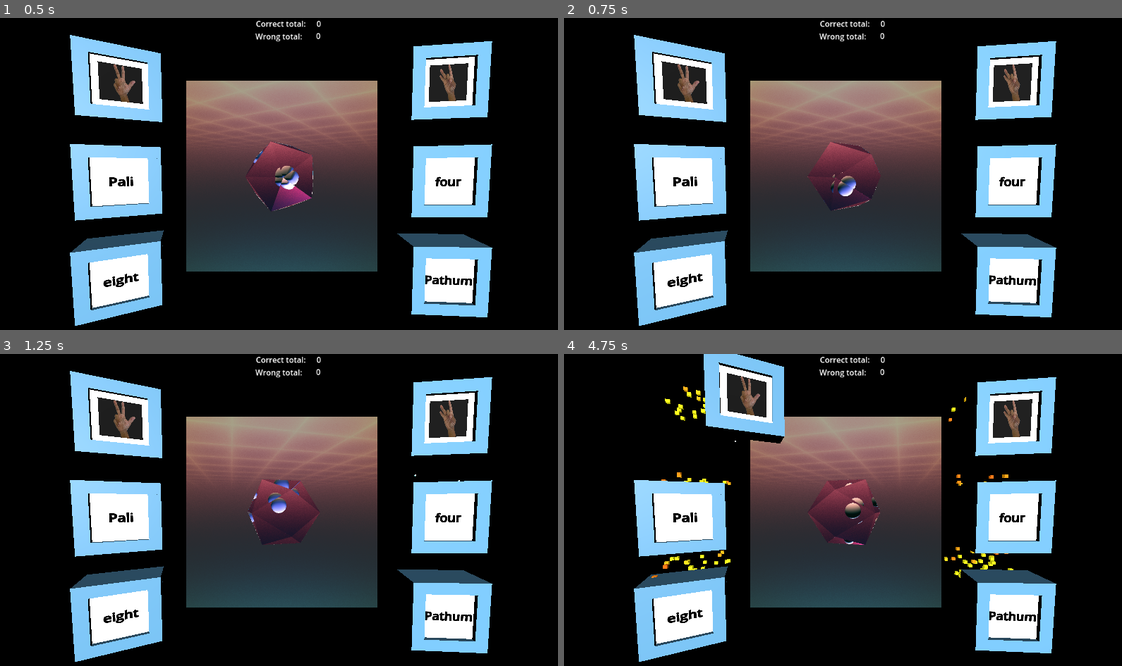
Above: before the commit, frames 1-4 (two rows, left to right).
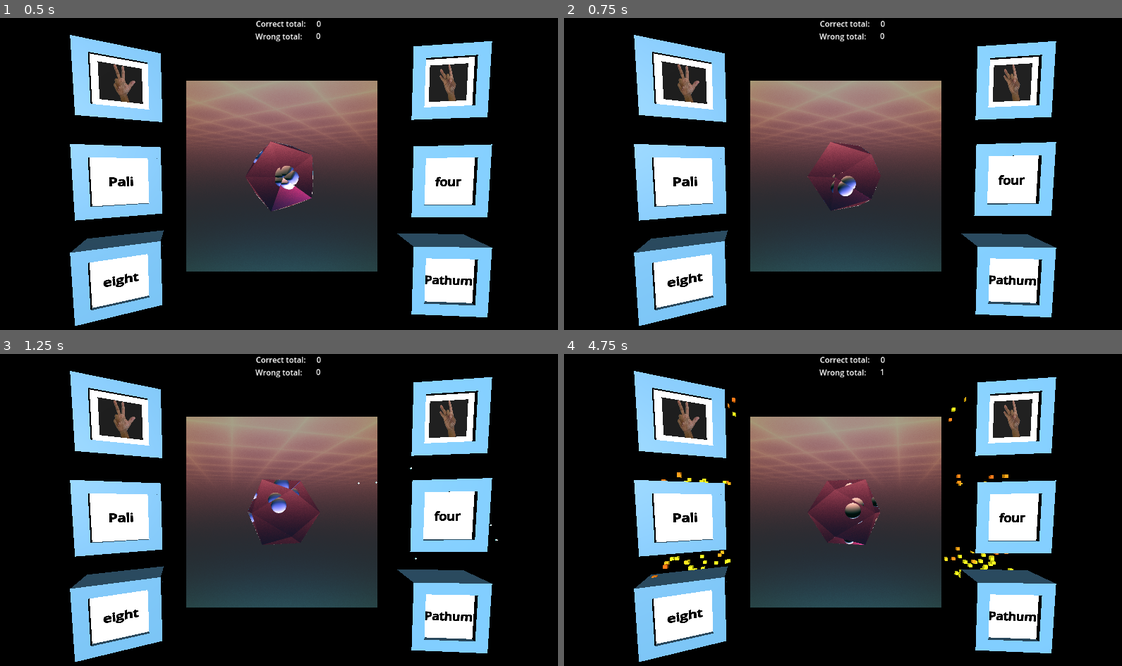
Above: after the commit, the same moments.

Repository: Kakcalu13/Mizo-godot-game
Game: Godot game, scene res://main.tscn
Same seed, same stepped clock (60 frames per second), same inputs: the game is played once before the commit and once after it.
Inputs (mouse positions are in pixels of both pictures, inside the frame that each line leads up to):
- Up to frame 1 (0.5 s): no input
- Up to frame 2 (0.75 s): move the mouse to (971, 161) at 0.52 s; press the mouse at (971, 161) at 0.53 s; hold Right (ui_right) from 0.53 s (still down)
- Up to frame 3 (1.25 s): keep holding Right (ui_right)
- Up to frame 4 (4.75 s): release Right (ui_right) at 1.25 s; release the mouse at (971, 497) at 1.25 s; drag from (731, 528) to (815, 575) at 1.27 s; move the mouse to (904, 441) at 2.02 s; press the mouse at (904, 441) at 2.03 s; hold Right (ui_right) 2.03-2.75 s; release the mouse at (904, 441) at 2.75 s; drag from (815, 575) to (675, 463) at 2.77 s; move the mouse to (1015, 559) at 3.52 s; press the mouse at (1015, 559) at 3.53 s; hold Left (ui_left) 3.53-4.25 s; release the mouse at (1015, 559) at 4.25 s; drag from (675, 463) to (759, 432) at 4.27 s

Frame 1 is identical in both runs. In frame 2, 0.5% of the frame differs, in the area x 73-89%, y 39-64%; in frame 3, 0.5%; in frame 4, 6.4%, in the area x 12-58%, y 0-34%.

Commit message:
refactored to move the window sjmoothly

Diff:
--- a/source/numbers/src/one_module_clickable.gd
+++ b/source/numbers/src/one_module_clickable.gd
@@ -1,29 +1,59 @@
 extends Area3D
 
-# -- Shake Config --
+# Exports
+@export var camera_path: NodePath
+@export var value: int = 0  # your matching value
+
+# -- Shake & Return (unchanged) --
 @export var shake_time = 0.1
 @export var shake_strength = 0.1
-@export var value = 0
-@export var return_speed := 5.0  # Adjust for speed of returning
+@export var return_speed := 5.0
 
+# State
+var _original_position: Vector3
+var _dragging = false
+var _drag_depth = 0.0
+var _drag_offset = Vector3.ZERO
 # -- State --
 var _shaking = false
 var _shake_timer = 0.0
-var _original_position: Vector3
 var _returning_home := false
 var _mouse_inside = false
-var _dragging = false
 # -- Cached node references --
 var _particles_top: GPUParticles3D
 var _particles_main: GPUParticles3D
 
+# Nodes
+var _camera: Camera3D
+
 func _ready():
-	_original_position = self.transform.origin
-
-	# Cache references to your particle nodes
+	_original_position = global_transform.origin
+	_camera = get_parent().get_child(0)
 	_particles_main = $window/window/GPUParticles3D
 	_particles_top = $window/window/top
+	_start_drag_effects()
 	_stop_drag_effects()
+
+func _on_input_event(_camera_node, event: InputEvent, _pos, _normal, _shape_idx):
+	if event is InputEventMouseButton:
+		if event.button_index == MOUSE_BUTTON_LEFT and event.pressed:
+			_dragging = true
+			var ray_origin = _camera.project_ray_origin(event.position)
+			var ray_dir    = _camera.project_ray_normal(event.position)
+			_drag_depth = ray_origin.distance_to(global_transform.origin)
+			var hit_point = ray_origin + ray_dir * _drag_depth
+			_drag_offset = global_transform.origin - hit_point
+			_start_drag_effects()
+		elif event.button_index == MOUSE_BUTTON_LEFT and not event.pressed:
+			_dragging = false
+			global_transform.origin = _original_position
+			_stop_drag_effects()
+
+	elif event is InputEventMouseMotion and _dragging:
+		var ray_origin = _camera.project_ray_origin(event.position)
+		var ray_dir    = _camera.project_ray_normal(event.position)
+		var hit_point  = ray_origin + ray_dir * _drag_depth
+		global_transform.origin = hit_point + _drag_offset
 
 
 func _process(delta):
@@ -62,28 +92,9 @@
 	_stop_drag_effects()
 	_dragging = false
 
-
-func _on_input_event(_camera: Node, event: InputEvent, _event_position: Vector3, _normal: Vector3, _shape_idx: int) -> void:
-	if event is InputEventMouseButton and not Input.is_action_pressed("hold_click"):
-		if event.pressed:
-			_start_drag_effects()
-			_dragging = true
-		else:
-			self.transform.origin = _original_position
-			_stop_drag_effects()
-			_dragging = false
-
-	elif event is InputEventMouseMotion and Input.is_action_pressed("hold_click"):
-		var offset = Vector3(event.relative.x, -event.relative.y, 0) * 0.011
-		#global_translate(offset)
-		self.transform.origin += offset
-		if not _dragging:
-			_start_drag_effects()
-			_dragging = true
 #
 	#else:
 		#print(event)
-		## Optional fallback if needed
 		#if _dragging:
 			#print("hjere")
 			#_stop_drag_effects()
@@ -118,10 +129,15 @@
 		get_node("./window/exploded").emitting = true
 		$exploded_sound.play()
 		$humming.stop()
+		get_parent().correct_total += 0.5
+		get_parent().find_child("background_shader").get_child(2).text = str(get_parent().correct_total)
 	else:
+		_dragging = false
 		_returning_home = true
 		_stop_drag_effects()
 		$humming.stop()
+		get_parent().wrong_total += 0.5
+		get_parent().find_child("background_shader").get_child(4).text = str(get_parent().wrong_total)
 
 
 func _on_animation_player_animation_finished(_anim_name: StringName) -> void:
